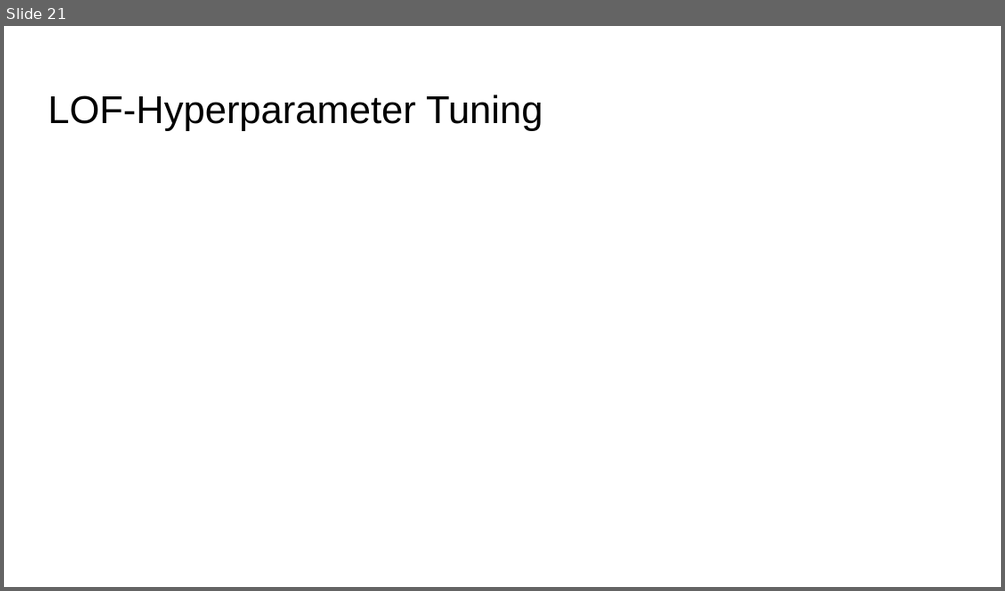
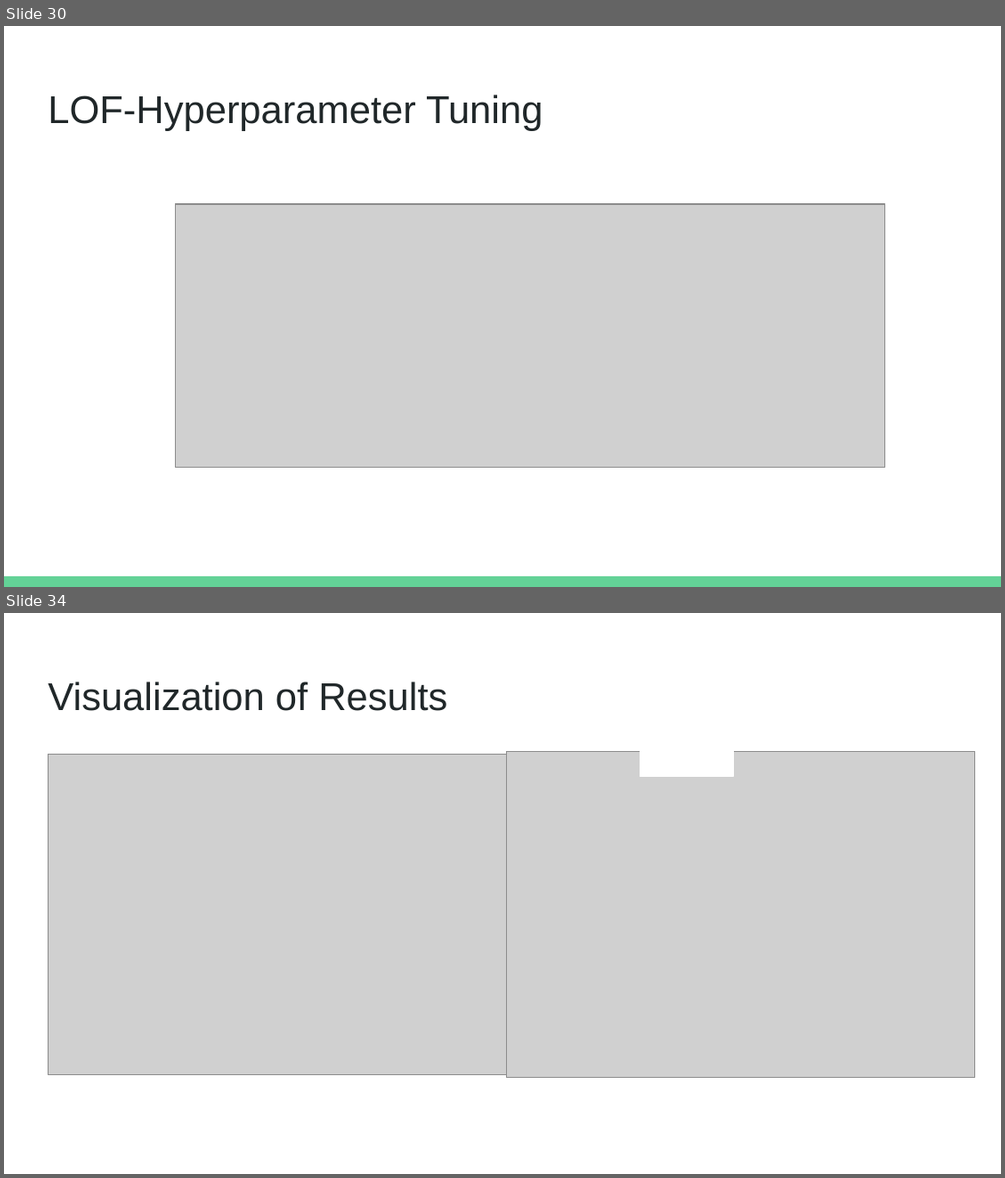
Before and after one commit to rmzn1717/anomaly_detection_project, a slide deck: Unsupervised Anomaly Detection.pptx. Shown one above the other, each under a label of ours: slide 21 before the commit, slides 30 and 34 after it; the slides between them are not shown. The pictures are 1005x591 and 1005x1178 pixels, drawn with LibreOffice and Linux fonts; fonts in the diff are those of the drawing; grey boxes stand for pictures. Boxes give left, top, right and bottom in pixels: in the first picture for what was removed or moved away, otherwise in the second. Text is boxed around its words. In the diff, an @@ line names an element or a change of style, - is before the commit and + after.

```diff
--- a/Unsupervised Anomaly Detection.pptx
+++ b/Unsupervised Anomaly Detection.pptx
@@ slide 34 added at (x1=4, y1=613, x2=1001, y2=1174), background #FFFFFF @@
@@ title added at (x1=48, y1=682, x2=447, y2=711), 28 pt, text #202729 @@
+Visualization of Results
@@ picture added at (x1=48, y1=755, x2=506, y2=1075) @@
@@ picture added at (x1=506, y1=752, x2=974, y2=1078) @@
@@ rectangle added at (x1=640, y1=749, x2=734, y2=778), fill #FFFFFF, outline #FFFFFF 0.75 pt @@
@@ what was slide 21 is now slide 30 @@
@@ slide 30 changed as well @@
@@ title "LOF-Hyperparameter Tuning" at (x1=48, y1=95, x2=542, y2=131): text colour #000000 to #202729 @@
@@ picture added at (x1=176, y1=204, x2=884, y2=467) @@
@@ rectangle added at (x1=4, y1=576, x2=1001, y2=587), fill #63D297 @@
```
Also in this commit, not shown: 21 other slides changed, 12 other slides added, 3 slides removed, 1 other file.
